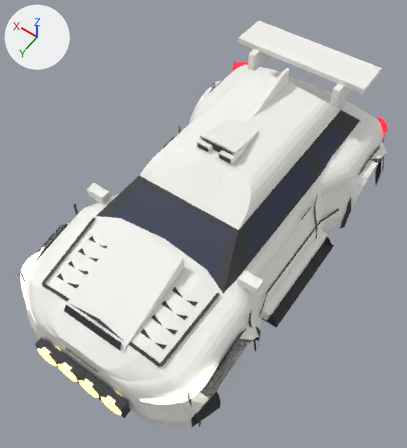
The Blender file assets/meshes/lynx/Lynx.blend, before and after one commit.
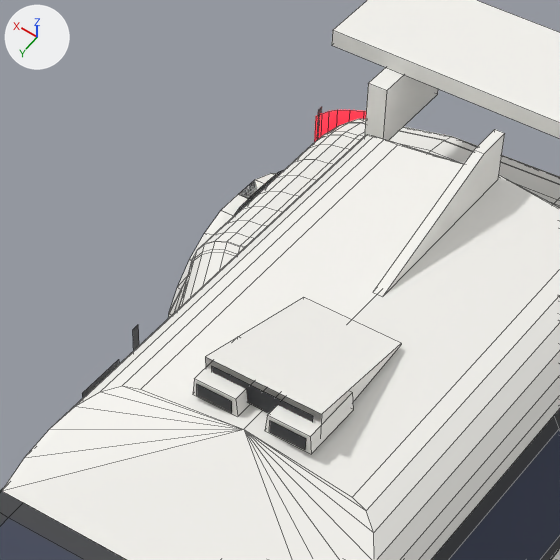
Each version is shown whole from a camera (50 mm lens) standing at (-5.95, 9.15, 13.06) and looking at (-0.1, 0.97, 0.2), then close up on the part from 34% to 75% of the width and 7% to 44% of the height. Lighting does not change. The marker at upper left points along +X, +Y and +Z. The older version's two pictures come first. The close-ups show mesh edges as thin lines.

Names of what the first close-up shows: 'Fender_RR', 'Opt_Roof_Fin_AccSharkFin', 'Opt_Roof_Scoop_AccRoofScoop', 'Opt_Roof_Scoop_AccRoofScoopMouth', 'Opt_Wing_Rally_Wing', 'Opt_Wing_Rally_WingBlade', 'Pillars', 'Roof', 'RoofScoop', 'Trunk', 'Window_FL', 'Windshield' and 10 more.
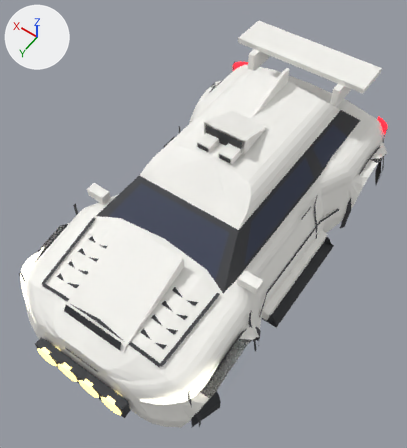
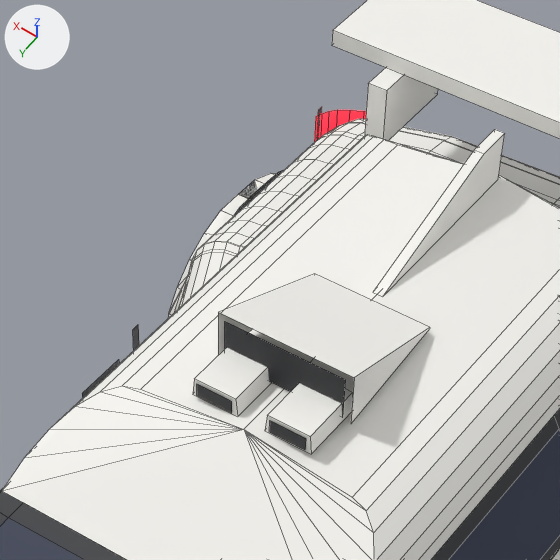
Where the change shows, as pixel boxes (x1, y1, x2, y2) in the close-ups (560 x 560 px):
'Opt_Roof_Scoop_AccRoofScoop', reshaped: before (205, 297, 401, 425); after (218, 274, 430, 423)
'Opt_Roof_Scoop_AccRoofScoopMouth', reshaped: before (212, 366, 313, 422); after (225, 321, 345, 417)

The edits, one by one:
me_opt_roof_scoop_accroofscoop is used by ob_opt_roof_scoop_accroofscoop; location (0.0, 0.0, 0.0).
Before the commit, vertices of me_opt_roof_scoop_accroofscoop: 0 (-0.48, -1.1, 2.44) at pixel (401, 343), 1 (0.48, -1.1, 2.44) at pixel (303, 297), 4 (0.55, 0.2, 2.42), 5 (0.48, -1.1, 2.42), 6 (-0.48, -1.1, 2.42) at pixel (401, 344).
Before the commit, vertices of me_opt_roof_scoop_accroofscoop: 7 (-0.55, 0.2, 2.42).
me_opt_roof_scoop_accroofscoop had 8 vertices, 3 faces and spanned x -0.55..0.55, y -1.1..0.2, z 2.42..2.72.
me_opt_roof_scoop_accroofscoop now has 8 vertices, 3 faces and spans x -0.64..0.64, y -1.4..-0.1, z 2.42..2.92.
Part 1, on me_opt_roof_scoop_accroofscoop:
Vertices 0, 6, 7 of me_opt_roof_scoop_accroofscoop move by (-0.09, -0.3, 0.0).
Vertices 1, 4, 5 of me_opt_roof_scoop_accroofscoop move by (0.09, -0.3, 0.0).
Vertex 2 of me_opt_roof_scoop_accroofscoop moves from (0.55, 0.2, 2.72) at pixel (205, 356) to (0.64, -0.1, 2.92) at pixel (218, 312).
Vertex 3 of me_opt_roof_scoop_accroofscoop moves from (-0.55, 0.2, 2.72) at pixel (321, 414) to (-0.64, -0.1, 2.92) at pixel (354, 377).
me_opt_roof_scoop_accroofscoopmouth is used by ob_opt_roof_scoop_accroofscoopmouth; location (0.0, 0.0, 0.0).
me_opt_roof_scoop_accroofscoopmouth had 4 vertices, 1 face and spanned x -0.48..0.48, y 0.21, z 2.46..2.67.
me_opt_roof_scoop_accroofscoopmouth now has 4 vertices, 1 face and spans x -0.57..0.57, y -0.09, z 2.46..2.87.
Part 2, on me_opt_roof_scoop_accroofscoopmouth:
Vertex 0 of me_opt_roof_scoop_accroofscoopmouth moves from (-0.48, 0.21, 2.46) to (-0.57, -0.09, 2.46) at pixel (342, 417).
Vertex 1 of me_opt_roof_scoop_accroofscoopmouth moves from (0.48, 0.21, 2.46) to (0.57, -0.09, 2.46).
Vertex 2 of me_opt_roof_scoop_accroofscoopmouth moves from (0.48, 0.21, 2.67) at pixel (211, 365) to (0.57, -0.09, 2.87) at pixel (224, 321).
Vertex 3 of me_opt_roof_scoop_accroofscoopmouth moves from (-0.48, 0.21, 2.67) at pixel (313, 415) to (-0.57, -0.09, 2.87) at pixel (345, 379).
